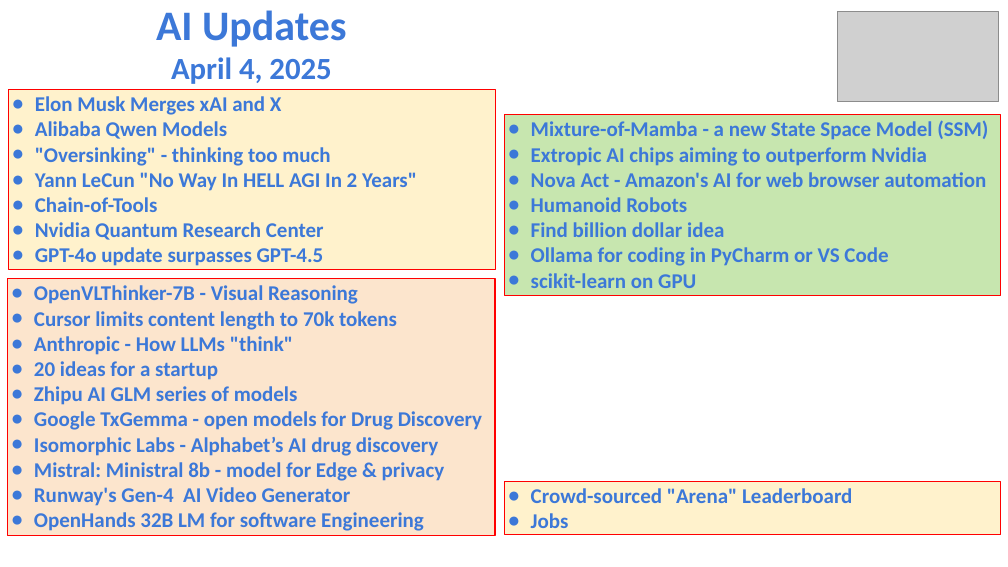
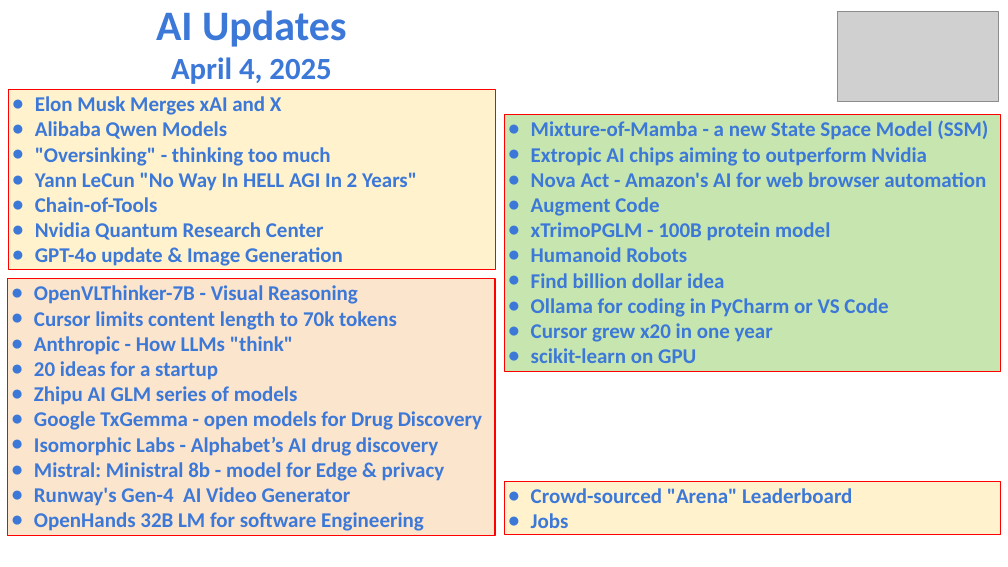
Before and after one commit to lselector/seminar, a slide deck: slide 1 of 2025/2025-04-04-AI-Updates.pptx. Drawn at 1008x567 pixels with LibreOffice and Linux fonts; fonts in the diff are those of the drawing; grey boxes stand for pictures. Boxes give left, top, right and bottom in pixels: in the first picture for what was removed or moved away, otherwise in the second. Text is boxed around its words. In the diff, an @@ line names an element or a change of style, - is before the commit and + after.

```diff
--- a/2025/2025-04-04-AI-Updates.pptx
+++ b/2025/2025-04-04-AI-Updates.pptx
@@ rectangle "Mixture-of-Mamba - a new State ...": place and size @@
-rectangle "Mixture-of-Mamba - a new State ..." at bbox=[505, 115, 1001, 295]
+rectangle "Mixture-of-Mamba - a new State ..." at bbox=[505, 115, 1001, 372]
@@ text in rectangle at bbox=[531, 197, 830, 241]: paragraphs added @@
+● Augment Code
+● xTrimoPGLM - 100B protein model
@@ text in rectangle at bbox=[35, 247, 343, 266]: text changed @@
-● GPT-4o update surpasses GPT-4.5
+● GPT-4o update & Image Generation
@@ text in rectangle at bbox=[531, 323, 773, 342]: paragraph added @@
+● Cursor grew x20 in one year
```
Also in this commit, not shown: 6 other slides changed, 3 slides added.
